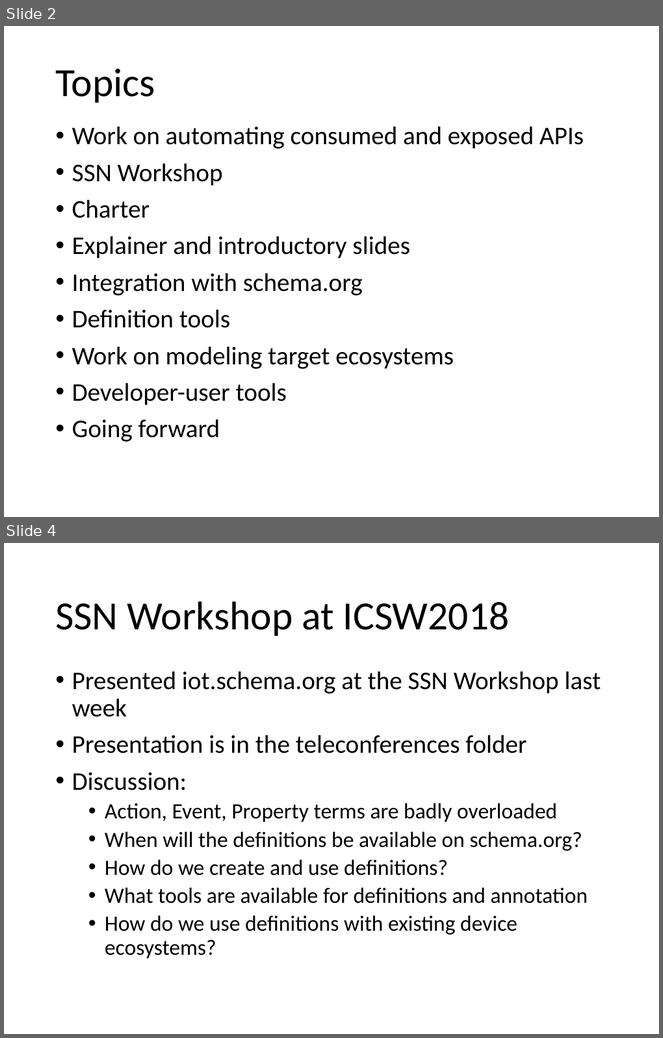
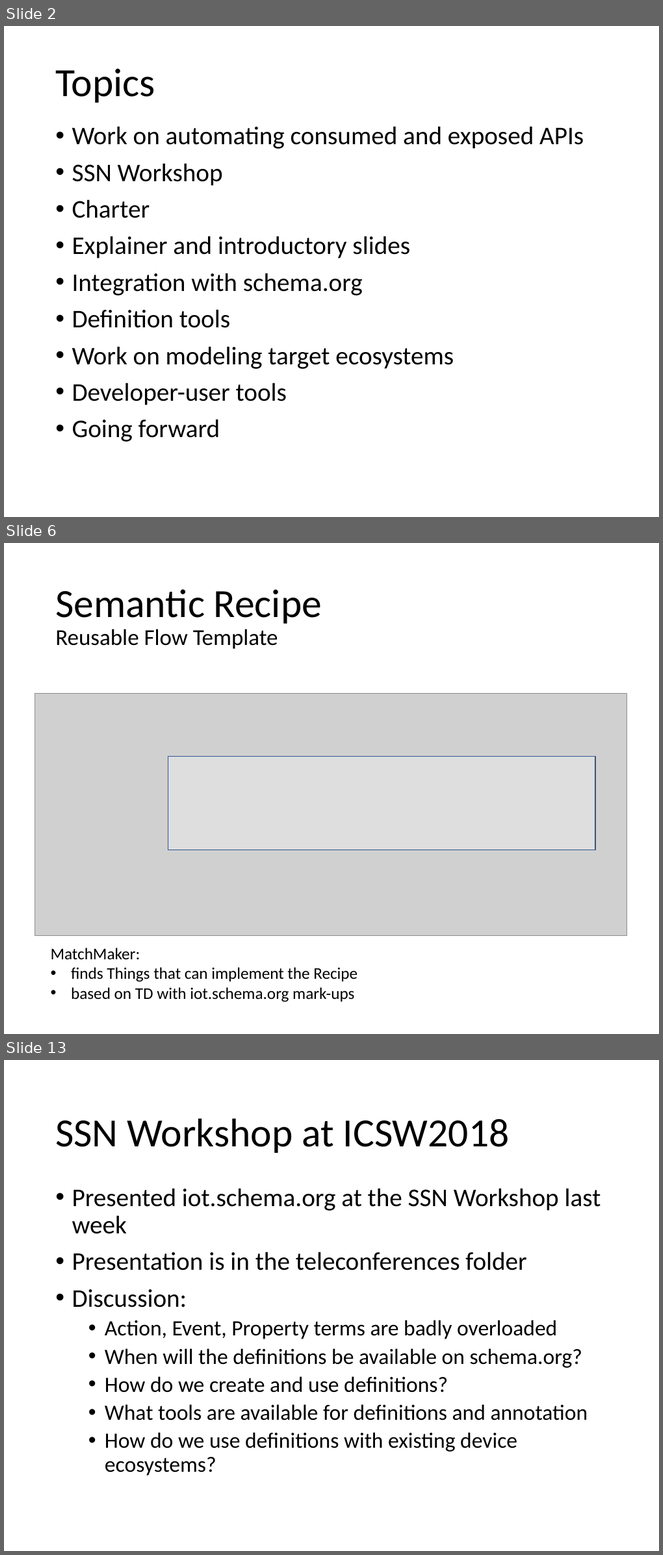
Before and after one commit to iot-schema-collab/teleconferences, a slide deck: iotschema-status-20181026.pptx. Shown one above the other, each under a label of ours: slides 2 and 4 before the commit, slides 2, 6 and 13 after it; the slides between them are not shown. The pictures are 663x1038 and 663x1555 pixels, drawn with LibreOffice and Linux fonts; fonts in the diff are those of the drawing; grey boxes stand for pictures. Boxes give left, top, right and bottom in pixels: in the first picture for what was removed or moved away, otherwise in the second. Text is boxed around its words. In the diff, an @@ line names an element or a change of style, - is before the commit and + after.

```diff
--- a/iotschema-status-20181026.pptx
+++ b/iotschema-status-20181026.pptx
@@ slide 6 added at (x1=4, y1=543, x2=659, y2=1034), background #FFFFFF @@
@@ title added at (x1=55, y1=589, x2=322, y2=649), 25 pt, text #000000 @@
+Semantic Recipe
+Reusable Flow Template
@@ picture added at (x1=35, y1=694, x2=627, y2=936) @@
@@ rectangle added at (x1=168, y1=757, x2=596, y2=850), fill #F2F2F2 at 44% opacity, outline #325491 1 pt @@
@@ text added at (x1=51, y1=948, x2=358, y2=1003), 18 pt, text #000000 @@
+MatchMaker:
+• finds Things that can implement the Recipe
+• based on TD with iot.schema.org mark-ups
@@ what was slide 4 is now slide 13 @@
```
Also in this commit, not shown: 4 slides changed, 8 other slides added, 1 other file.
